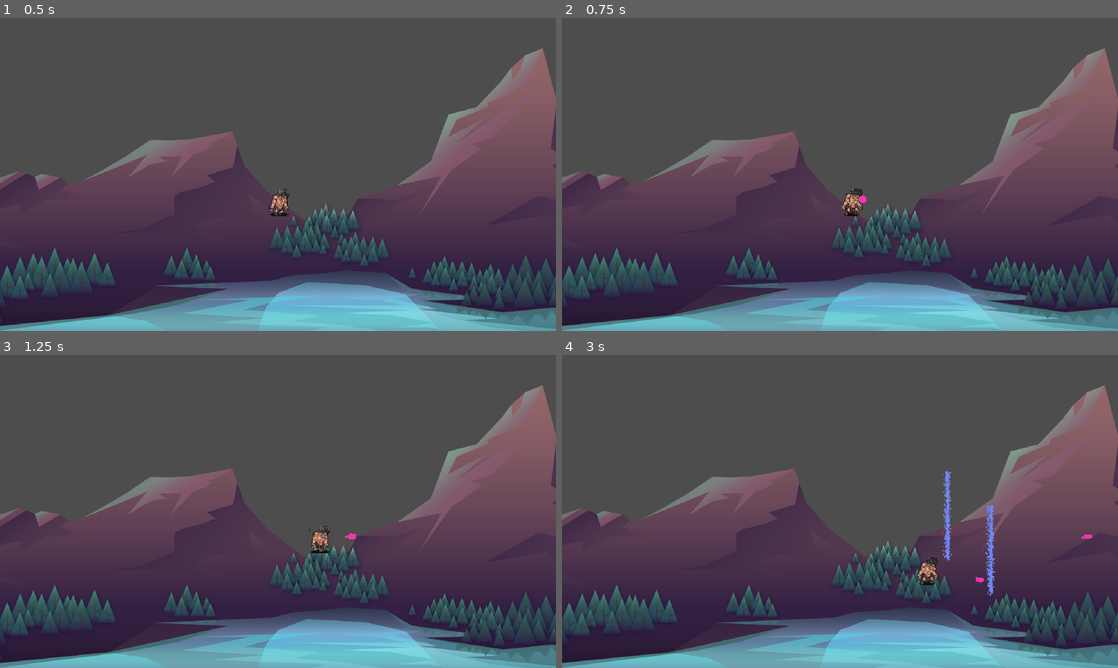
Above: before the commit, frames 1-4 (two rows, left to right).
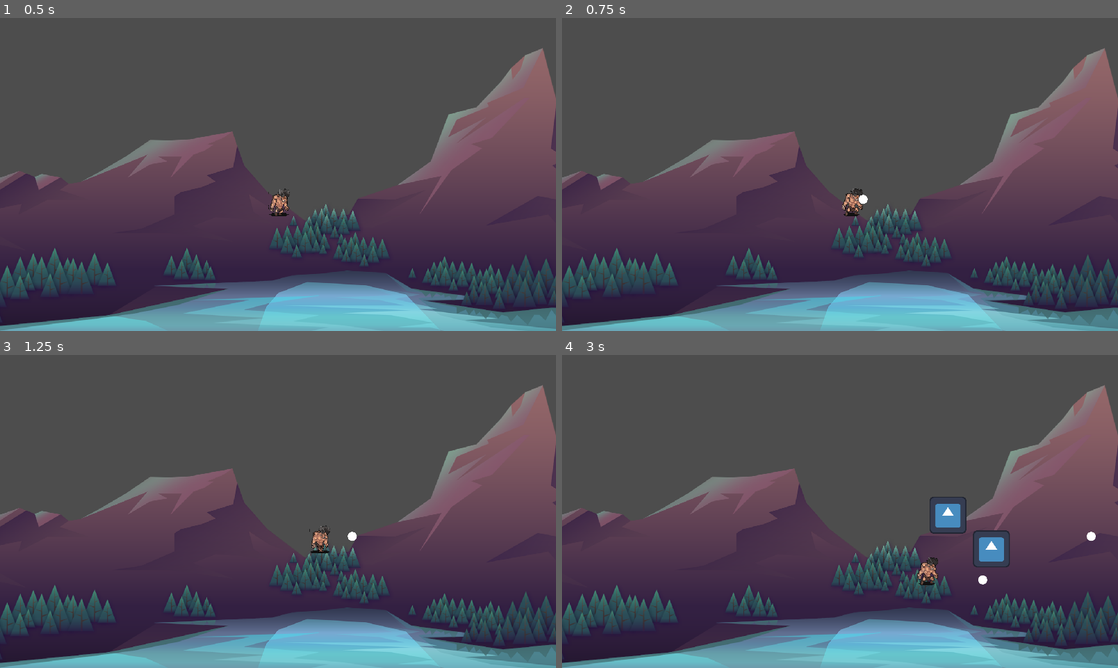
Above: after the commit, the same moments.

Repository: pungiish/GOTY
Game: Godot game, scene res://scenes/game/game.tscn
Two runs of this game, one before a commit and one after it. Both use one fixed random seed, a clock stepped at 60 frames per second and the inputs below. The engine's default icon, where the game draws it, is replaced by a stand-in: a white triangle on a blue panel in a dark square.
Inputs (mouse positions are in pixels of both pictures, inside the frame that each line leads up to):
- Up to frame 1 (0.5 s): no input
- Up to frame 2 (0.75 s): move the mouse to (962, 158) at 0.52 s; hold Right (ui_right) from 0.53 s (still down); tap 1 (cast_1) at 0.6 s
- Up to frame 3 (1.25 s): keep holding Right (ui_right)
- Up to frame 4 (3 s): move the mouse to (728, 527) at 1.27 s; release Right (ui_right) at 1.28 s; hold Down (ui_down) 1.28-2.03 s; tap 2 (cast_2) at 1.35, 2.85 s; move the mouse to (895, 442) at 2.02 s; hold Right (ui_right) 2.03-2.78 s; tap 1 (cast_1) at 2.1 s; move the mouse to (812, 574) at 2.77 s; hold Up (ui_up) from 2.78 s (still down)

Frame 1 is identical in both runs. In frame 2, less than 0.1% of the frame differs, in the area x 53-55%, y 56-60%; in frame 3, less than 0.1%; in frame 4, 1.6%, in the area x 66-96%, y 37-77%.

Commit message:
Changing spell sprite at runtime

Diff:
--- a/data/spells/fireball.tres
+++ b/data/spells/fireball.tres
@@ -1,10 +1,9 @@
-[gd_resource type="Resource" script_class="SpellResource" load_steps=6 format=3 uid="uid://b42jtpo1w5608"]
+[gd_resource type="Resource" script_class="SpellResource" load_steps=5 format=3 uid="uid://b42jtpo1w5608"]
 
 [ext_resource type="Script" uid="uid://706p0pk2pu15" path="res://scenes/spell/spellEffect.gd" id="1_t20d3"]
 [ext_resource type="Script" uid="uid://cp873gljojt31" path="res://scenes/spell/spellResource.gd" id="2_70bwy"]
 [ext_resource type="PackedScene" uid="uid://bpu5e8gf3c1jw" path="res://scenes/spell/baseSpell.tscn" id="2_ecc7m"]
 [ext_resource type="Resource" uid="uid://bfvjjccqfkwle" path="res://data/spellEffects/burnEffect.tres" id="2_jw1x3"]
-[ext_resource type="PackedScene" uid="uid://c5xufoiq5kwh5" path="res://scenes/spell/fireBall/fireBall.tscn" id="3_ecc7m"]
 
 [resource]
 script = ExtResource("2_70bwy")
@@ -15,7 +14,6 @@
 base_damage = 20
 effects = Array[ExtResource("1_t20d3")]([ExtResource("2_jw1x3")])
 tint_color = Color(0.945947, 0.215265, 0.670025, 1)
-particle_scene = ExtResource("3_ecc7m")
 is_aoe = false
 aoe_spawn_height = 200.0
 aoe_width = 300.0
--- a/data/spells/waterball.tres
+++ b/data/spells/waterball.tres
@@ -1,9 +1,8 @@
-[gd_resource type="Resource" script_class="SpellResource" load_steps=6 format=3 uid="uid://cfyn64nlv24rq"]
+[gd_resource type="Resource" script_class="SpellResource" load_steps=5 format=3 uid="uid://cfyn64nlv24rq"]
 
 [ext_resource type="Script" uid="uid://706p0pk2pu15" path="res://scenes/spell/spellEffect.gd" id="1_8e7s5"]
 [ext_resource type="Resource" uid="uid://bfvjjccqfkwle" path="res://data/spellEffects/burnEffect.tres" id="2_paual"]
 [ext_resource type="PackedScene" uid="uid://bpu5e8gf3c1jw" path="res://scenes/spell/baseSpell.tscn" id="3_hgile"]
-[ext_resource type="PackedScene" uid="uid://dvb5mskrcgc1j" path="res://scenes/spell/iceRain/iceRain.tscn" id="3_paual"]
 [ext_resource type="Script" uid="uid://cp873gljojt31" path="res://scenes/spell/spellResource.gd" id="4_b84fi"]
 
 [resource]
@@ -15,7 +14,6 @@
 base_damage = 10
 effects = Array[ExtResource("1_8e7s5")]([ExtResource("2_paual")])
 tint_color = Color(0.435602, 0.532924, 0.948798, 1)
-particle_scene = ExtResource("3_paual")
 is_aoe = true
 aoe_spawn_height = 90.0
 aoe_width = 300.0
--- a/scenes/spell/baseSpell.tscn
+++ b/scenes/spell/baseSpell.tscn
@@ -1,12 +1,16 @@
-[gd_scene load_steps=3 format=3 uid="uid://bpu5e8gf3c1jw"]
+[gd_scene load_steps=4 format=3 uid="uid://bpu5e8gf3c1jw"]
 
 [ext_resource type="Script" uid="uid://bvpp3i1v88715" path="res://scenes/spell/baseSpell.gd" id="1_u7yfs"]
+[ext_resource type="Texture2D" uid="uid://dk5kfcpfancik" path="res://icon.svg" id="2_u7yfs"]
 
 [sub_resource type="CircleShape2D" id="CircleShape2D_dnpg1"]
 
 [node name="BaseSpell" type="Area2D"]
 top_level = true
 script = ExtResource("1_u7yfs")
+
+[node name="Sprite2D" type="Sprite2D" parent="."]
+texture = ExtResource("2_u7yfs")
 
 [node name="CollisionShape2D" type="CollisionShape2D" parent="."]
 shape = SubResource("CircleShape2D_dnpg1")
--- a/scenes/spell/spellManager.gd
+++ b/scenes/spell/spellManager.gd
@@ -4,7 +4,7 @@
 
 # Holds your base spell definitions
 var spells: Dictionary[String, SpellResource] = {}
-
+const PARTICLE_CIRCLE = preload("res://assets/particle_circle.png")
 func _ready():
 	_load_all_spells()
 
@@ -47,7 +47,7 @@
 
 			# 5) Attach & tint its particle VFX (same as single‐spell)
 			if data.particle_scene:
-				var vfx = data.particle_scene.instantiate() as Node2D
+				var vfx = data.particle_scene.instantiate()
 				var parts = vfx
 				# rotate (not strictly needed for straight‐down, but safe)
 				parts.rotation_degrees = rad_to_deg(Vector2.DOWN.angle())
@@ -63,6 +63,8 @@
 			get_tree().current_scene.add_child(shard)
 		return
 	var spell = data.scene.instantiate()
+	var sprite = spell.get_node("Sprite2D") as Sprite2D
+	sprite.texture = PARTICLE_CIRCLE
 	spell.position = origin
 	spell.direction = dir.normalized()
 	# 2) Apply base stats *and* skill‐tree modifiers
@@ -71,7 +73,7 @@
 	var speed_mod = 1
 	var dmg_mod = 1
 	var lifetime_mod = 1
-	spell.lifetime = data.base_lifetime * speed_mod
+	spell.lifetime = data.base_lifetime * lifetime_mod
 	spell.speed  = data.base_speed * speed_mod
 	spell.damage = data.base_damage * dmg_mod
 
